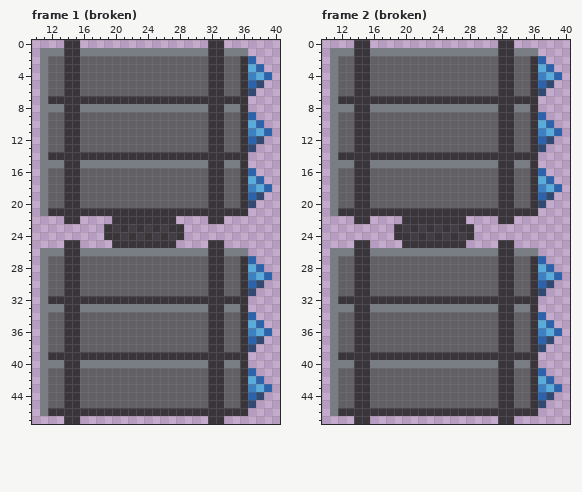
Edited in one commit: pixel-art file (ProjectFiles/Art/SAM_launcher.aseprite). The first picture shows the starting point.
48x48 pixels, 10 frames. Shown: frame 1 (broken): x 10..40, y 0..47; frame 2 (broken): x 10..40, y 0..47. The commit also changed other frames, which this record leaves out.
New version:
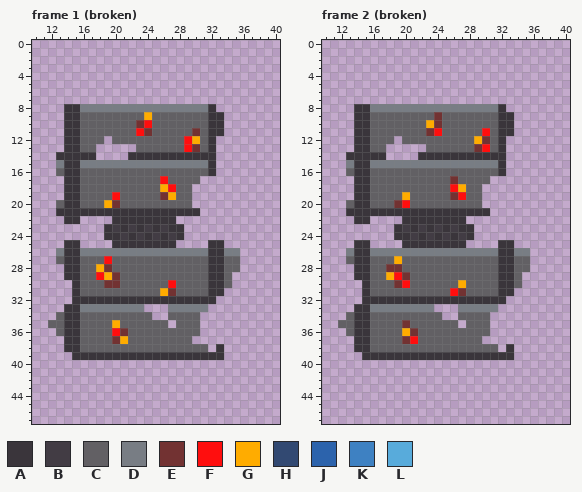
Palette (. is transparent): A #3a353b  B #423c44  C #626064  D #787d84  E #723232  F #ff0e0e  G #ffac00  H #324972  J #2c63ac  K #3e81c2  L #58abdb
Commit: add SAM launcher broken animation
Difference:
layer "SAM launcher 3rd stage" now hidden
layer "SAM launcher 1st stage" now hidden
--- frame 1 (broken)
@@ x 10..40 @@
- 0 ....AA................AA.......
- 1 .DDDAADDDDDDDDDDDDDDDDAADDD....
- 2 .DCCAACCCCCCCCCCCCCCCCAACCAJ...
- 3 .DCCAACCCCCCCCCCCCCCCCAACCALJ..
- 4 .DCCAACCCCCCCCCCCCCCCCAACCAKLJ.
- 5 .DCCAACCCCCCCCCCCCCCCCAACCAJH..
- 6 .DCCAACCCCCCCCCCCCCCCCAACCAH...
- 7 .DAAAAAAAAAAAAAAAAAAAAAAAAA....
- 8 .DDDAADDDDDDDDDDDDDDDDAADDA....
- 9 .DCCAACCCCCCCCCCCCCCCCAACCAJ...
-10 .DCCAACCCCCCCCCCCCCCCCAACCALJ..
-11 .DCCAACCCCCCCCCCCCCCCCAACCAKLJ.
-12 .DCCAACCCCCCCCCCCCCCCCAACCAJH..
-13 .DCCAACCCCCCCCCCCCCCCCAACCAH...
-14 .DAAAAAAAAAAAAAAAAAAAAAAAAA....
-15 .DDDAADDDDDDDDDDDDDDDDAADDA....
-16 .DCCAACCCCCCCCCCCCCCCCAACCAJ...
-17 .DCCAACCCCCCCCCCCCCCCCAACCALJ..
-18 .DCCAACCCCCCCCCCCCCCCCAACCAKLJ.
-19 .DCCAACCCCCCCCCCCCCCCCAACCAJH..
-20 .DCCAACCCCCCCCCCCCCCCCAACCAH...
-21 .DAAAAAAAAAAAAAAAAAAAAAAAAA....
-22 ....AA....AAAAAAAA....AA.......
+ 0 ...............................
+ 1 ...............................
+ 2 ...............................
+ 3 ...............................
+ 4 ...............................
+ 5 ...............................
+ 6 ...............................
+ 7 ...............................
+ 8 ....AADDDDDDDDDDDDDDDDA........
+ 9 ....AACCCCCCCCGCCCCCCCAA.......
+10 ....AACCCCCCCEFCCCCCCCAA.......
+11 ....AACCCCCCCFECCCCCECAA.......
+12 ....AACCC.CCCCCCCCCFGCA........
+13 ....AACC.....CCCCCCFECA........
+14 ...AAAAA....AAAAAAAAAAA........
+15 ...DAADDDDDDDDDDDDDDDDA........
+16 ...CAACCCCCCCCCCCCCCCCA........
+17 ....AACCCCCCCCCCFCCCC..........
+18 ....AACCCCCCCCCCGFCC...........
+19 ....AACCCCFCCCCCEGCC...........
+20 ...CAACCCGECCCCCCCCC...........
+21 ...AAAAAAAAAAAAAAAAAA..........
+22 ....AA....AAAAAAAA.............
 23 .........ABABABABAA............
@@ x 10..40 @@
 25 ....AA....AAAAAAAA....AA.......
-26 .DDDAADDDDDDDDDDDDDDDDAADDD....
-27 .DCCAACCCCCCCCCCCCCCCCAACCAJ...
-28 .DCCAACCCCCCCCCCCCCCCCAACCALJ..
-29 .DCCAACCCCCCCCCCCCCCCCAACCAKLJ.
-30 .DCCAACCCCCCCCCCCCCCCCAACCAJH..
-31 .DCCAACCCCCCCCCCCCCCCCAACCAH...
-32 .DAAAAAAAAAAAAAAAAAAAAAAAAA....
-33 .DDDAADDDDDDDDDDDDDDDDAADDA....
-34 .DCCAACCCCCCCCCCCCCCCCAACCAJ...
-35 .DCCAACCCCCCCCCCCCCCCCAACCALJ..
-36 .DCCAACCCCCCCCCCCCCCCCAACCAKLJ.
-37 .DCCAACCCCCCCCCCCCCCCCAACCAJH..
-38 .DCCAACCCCCCCCCCCCCCCCAACCAH...
-39 .DAAAAAAAAAAAAAAAAAAAAAAAAA....
-40 .DDDAADDDDDDDDDDDDDDDDAADDA....
-41 .DCCAACCCCCCCCCCCCCCCCAACCAJ...
-42 .DCCAACCCCCCCCCCCCCCCCAACCALJ..
-43 .DCCAACCCCCCCCCCCCCCCCAACCAKLJ.
-44 .DCCAACCCCCCCCCCCCCCCCAACCAJH..
-45 .DCCAACCCCCCCCCCCCCCCCAACCAH...
-46 .DAAAAAAAAAAAAAAAAAAAAAAAAA....
-47 ....AA................AA.......
+26 ...DAADDDDDDDDDDDDDDDDAADD.....
+27 ...CAACCCFCCCCCCCCCCCCAACC.....
+28 ....AACCGECCCCCCCCCCCCAACC.....
+29 ....AACCFGECCCCCCCCCCCAAC......
+30 .....ACCCEECCCCCCFCCCCAAC......
+31 .....ACCCCCCCCCCGECCCCAA.......
+32 .....AAAAAAAAAAAAAAAAAA........
+33 ....AADDDDDDDD...DDDDD.........
+34 ...CAACCCCCCCCC..CCCC..........
+35 ..CCAACCCCGCCCCCC.CCC..........
+36 ...CAACCCCFECCCCCCCCC..........
+37 ....AACCCCEGCCCCCCCC...........
+38 ....AACCCCCCCCCCCCCCCC.A.......
+39 .....AAAAAAAAAAAAAAAAAAA.......
+40 ...............................
+41 ...............................
+42 ...............................
+43 ...............................
+44 ...............................
+45 ...............................
+46 ...............................
+47 ...............................
--- frame 2 (broken)
@@ x 10..40 @@
- 0 ....AA................AA.......
- 1 .DDDAADDDDDDDDDDDDDDDDAADDD....
- 2 .DCCAACCCCCCCCCCCCCCCCAACCAJ...
- 3 .DCCAACCCCCCCCCCCCCCCCAACCALJ..
- 4 .DCCAACCCCCCCCCCCCCCCCAACCAKLJ.
- 5 .DCCAACCCCCCCCCCCCCCCCAACCAJH..
- 6 .DCCAACCCCCCCCCCCCCCCCAACCAH...
- 7 .DAAAAAAAAAAAAAAAAAAAAAAAAA....
- 8 .DDDAADDDDDDDDDDDDDDDDAADDA....
- 9 .DCCAACCCCCCCCCCCCCCCCAACCAJ...
-10 .DCCAACCCCCCCCCCCCCCCCAACCALJ..
-11 .DCCAACCCCCCCCCCCCCCCCAACCAKLJ.
-12 .DCCAACCCCCCCCCCCCCCCCAACCAJH..
-13 .DCCAACCCCCCCCCCCCCCCCAACCAH...
-14 .DAAAAAAAAAAAAAAAAAAAAAAAAA....
-15 .DDDAADDDDDDDDDDDDDDDDAADDA....
-16 .DCCAACCCCCCCCCCCCCCCCAACCAJ...
-17 .DCCAACCCCCCCCCCCCCCCCAACCALJ..
-18 .DCCAACCCCCCCCCCCCCCCCAACCAKLJ.
-19 .DCCAACCCCCCCCCCCCCCCCAACCAJH..
-20 .DCCAACCCCCCCCCCCCCCCCAACCAH...
-21 .DAAAAAAAAAAAAAAAAAAAAAAAAA....
-22 ....AA....AAAAAAAA....AA.......
+ 0 ...............................
+ 1 ...............................
+ 2 ...............................
+ 3 ...............................
+ 4 ...............................
+ 5 ...............................
+ 6 ...............................
+ 7 ...............................
+ 8 ....AADDDDDDDDDDDDDDDDA........
+ 9 ....AACCCCCCCCECCCCCCCAA.......
+10 ....AACCCCCCCGECCCCCCCAA.......
+11 ....AACCCCCCCEFCCCCCFCAA.......
+12 ....AACCC.CCCCCCCCCGECA........
+13 ....AACC.....CCCCCCEFCA........
+14 ...AAAAA....AAAAAAAAAAA........
+15 ...DAADDDDDDDDDDDDDDDDA........
+16 ...CAACCCCCCCCCCCCCCCCA........
+17 ....AACCCCCCCCCCECCCC..........
+18 ....AACCCCCCCCCCFGCC...........
+19 ....AACCCCGCCCCCEFCC...........
+20 ...CAACCCEFCCCCCCCCC...........
+21 ...AAAAAAAAAAAAAAAAAA..........
+22 ....AA....AAAAAAAA.............
 23 .........ABABABABAA............
@@ x 10..40 @@
 25 ....AA....AAAAAAAA....AA.......
-26 .DDDAADDDDDDDDDDDDDDDDAADDD....
-27 .DCCAACCCCCCCCCCCCCCCCAACCAJ...
-28 .DCCAACCCCCCCCCCCCCCCCAACCALJ..
-29 .DCCAACCCCCCCCCCCCCCCCAACCAKLJ.
-30 .DCCAACCCCCCCCCCCCCCCCAACCAJH..
-31 .DCCAACCCCCCCCCCCCCCCCAACCAH...
-32 .DAAAAAAAAAAAAAAAAAAAAAAAAA....
-33 .DDDAADDDDDDDDDDDDDDDDAADDA....
-34 .DCCAACCCCCCCCCCCCCCCCAACCAJ...
-35 .DCCAACCCCCCCCCCCCCCCCAACCALJ..
-36 .DCCAACCCCCCCCCCCCCCCCAACCAKLJ.
-37 .DCCAACCCCCCCCCCCCCCCCAACCAJH..
-38 .DCCAACCCCCCCCCCCCCCCCAACCAH...
-39 .DAAAAAAAAAAAAAAAAAAAAAAAAA....
-40 .DDDAADDDDDDDDDDDDDDDDAADDA....
-41 .DCCAACCCCCCCCCCCCCCCCAACCAJ...
-42 .DCCAACCCCCCCCCCCCCCCCAACCALJ..
-43 .DCCAACCCCCCCCCCCCCCCCAACCAKLJ.
-44 .DCCAACCCCCCCCCCCCCCCCAACCAJH..
-45 .DCCAACCCCCCCCCCCCCCCCAACCAH...
-46 .DAAAAAAAAAAAAAAAAAAAAAAAAA....
-47 ....AA................AA.......
+26 ...DAADDDDDDDDDDDDDDDDAADD.....
+27 ...CAACCCGCCCCCCCCCCCCAACC.....
+28 ....AACCEECCCCCCCCCCCCAACC.....
+29 ....AACCGFECCCCCCCCCCCAAC......
+30 .....ACCCEFCCCCCCGCCCCAAC......
+31 .....ACCCCCCCCCCFECCCCAA.......
+32 .....AAAAAAAAAAAAAAAAAA........
+33 ....AADDDDDDDD...DDDDD.........
+34 ...CAACCCCCCCCC..CCCC..........
+35 ..CCAACCCCECCCCCC.CCC..........
+36 ...CAACCCCGECCCCCCCCC..........
+37 ....AACCCCEFCCCCCCCC...........
+38 ....AACCCCCCCCCCCCCCCC.A.......
+39 .....AAAAAAAAAAAAAAAAAAA.......
+40 ...............................
+41 ...............................
+42 ...............................
+43 ...............................
+44 ...............................
+45 ...............................
+46 ...............................
+47 ...............................
Changed places in both pictures, as pixel boxes (x1, y1, x2, y2):
changed: (40, 40, 272, 424)
changed: (330, 40, 562, 424)
